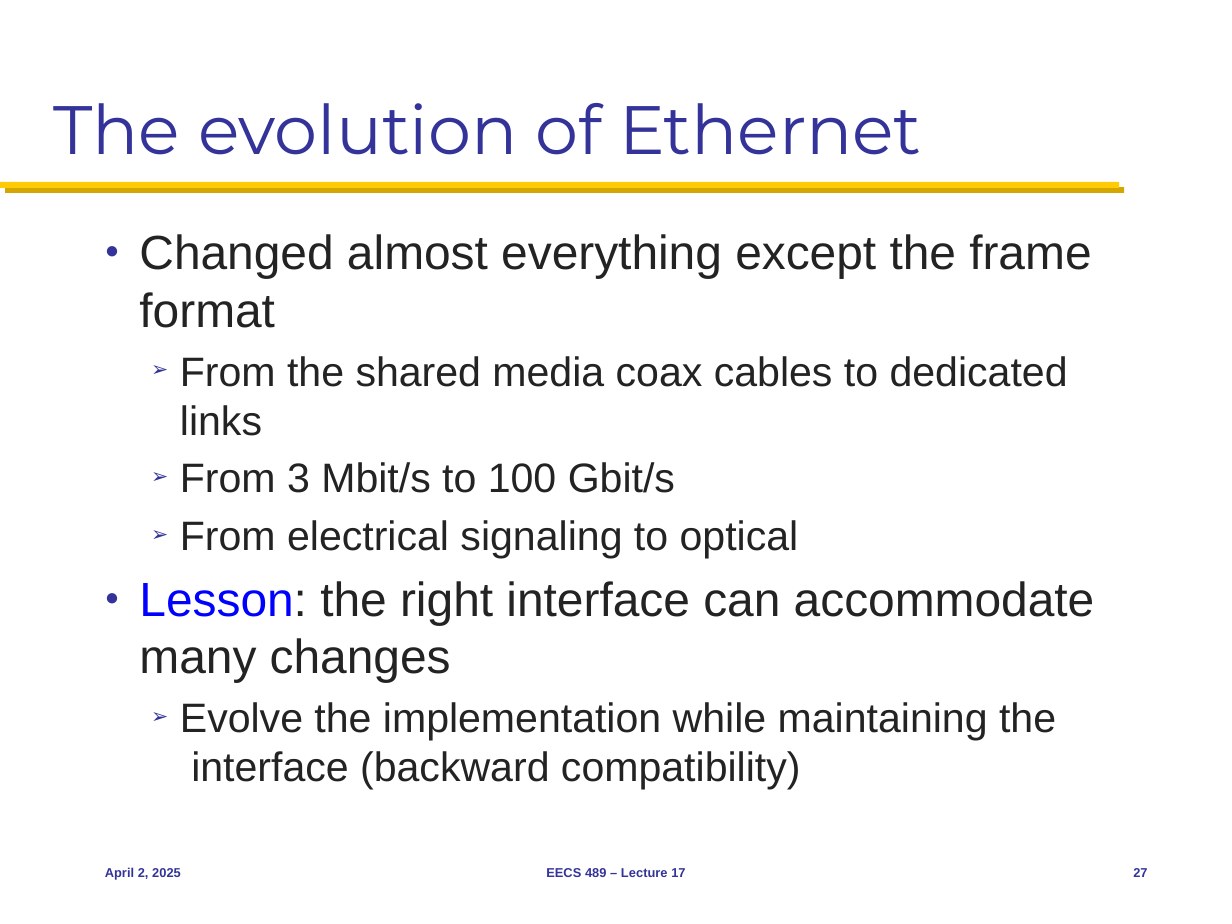
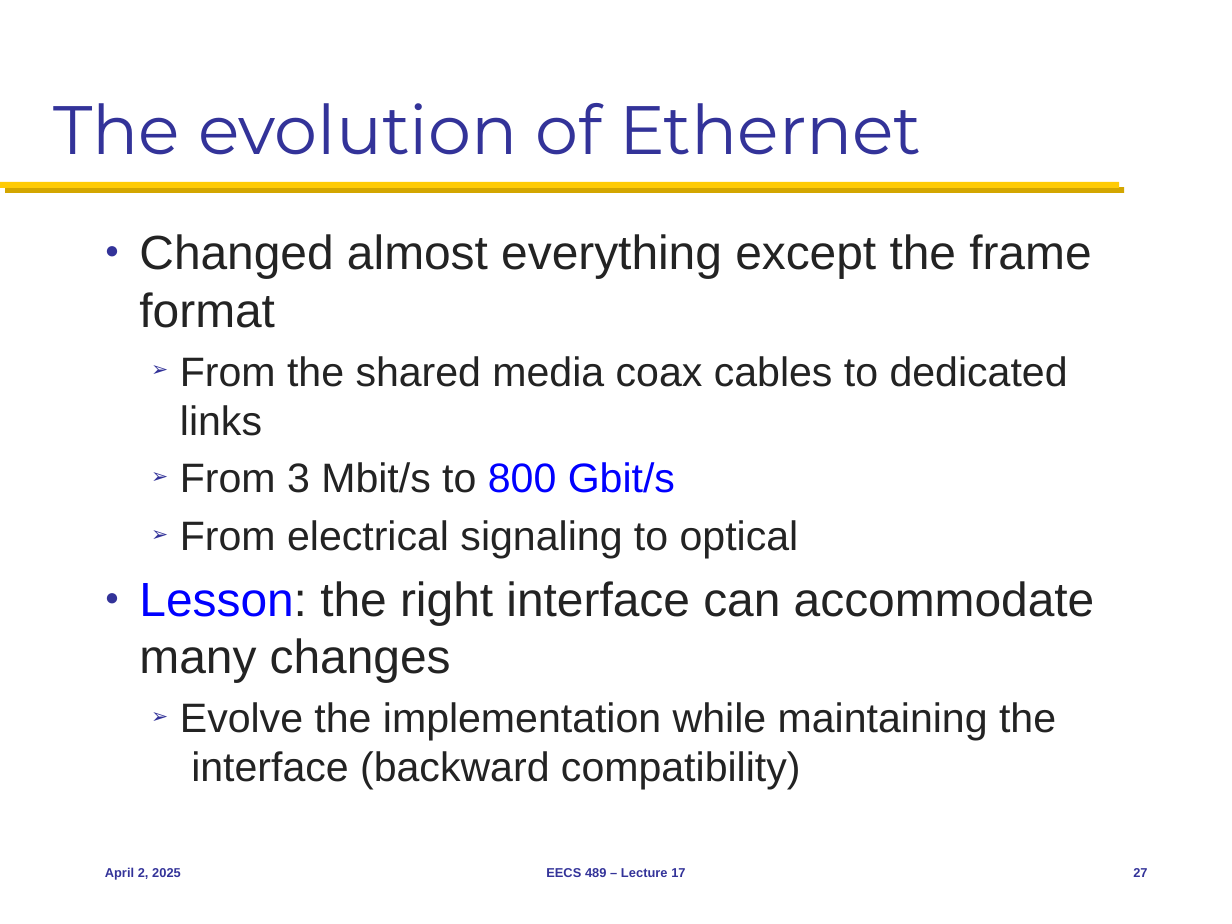
Before and after one commit to mosharaf/eecs489, a slide deck: slide 27 of Slides/040225.pptx. Drawn at 1232x924 pixels with LibreOffice and Linux fonts; fonts in the diff are those of the drawing. Boxes give left, top, right and bottom in pixels: in the first picture for what was removed or moved away, otherwise in the second. Text is boxed around its words. In the diff, an @@ line names an element or a change of style, - is before the commit and + after.

```diff
--- a/Slides/040225.pptx
+++ b/Slides/040225.pptx
@@ text at (x1=180, y1=462, x2=675, y2=493): text changed @@
-  ➢ From 3 Mbit/s to 100 Gbit/s
+  ➢ From 3 Mbit/s to 800 Gbit/s
```
Also in this commit, not shown: 1 other slide changed, 1 other file.
